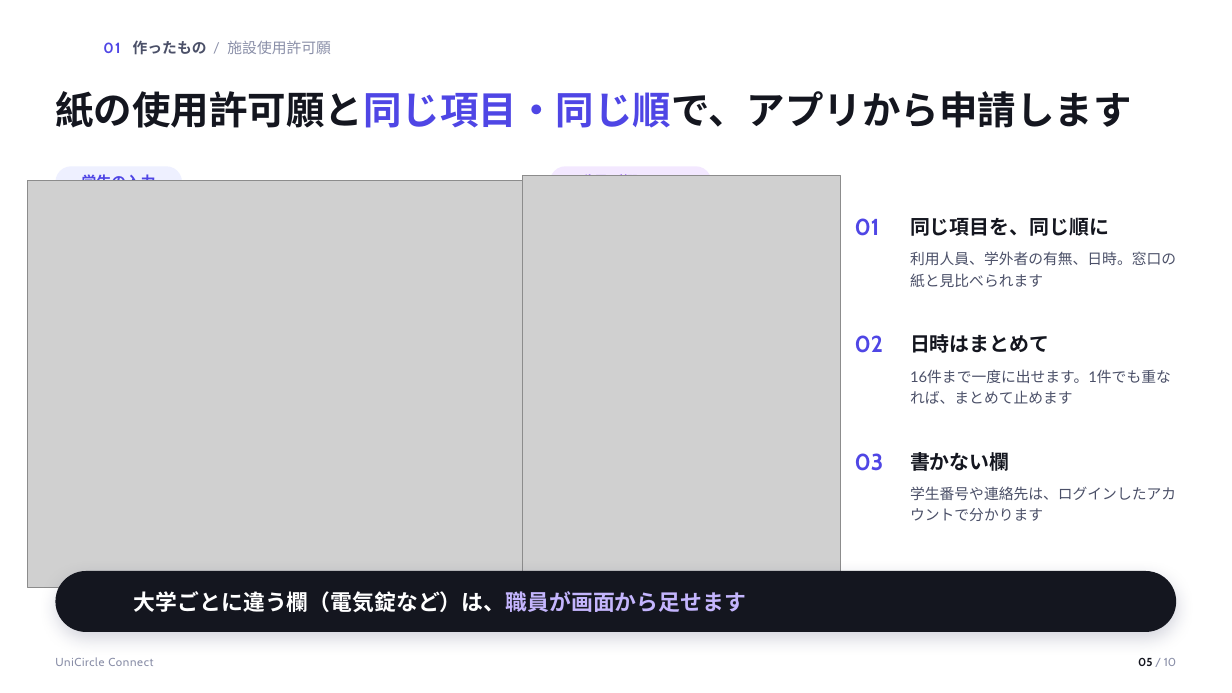
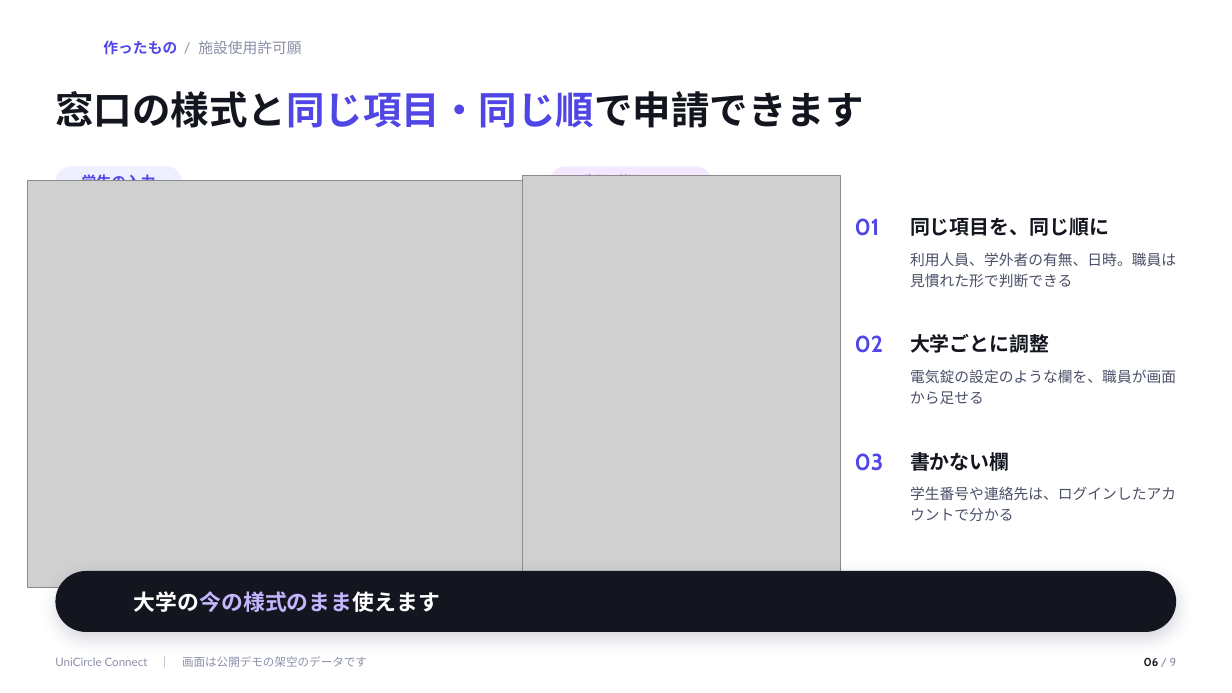
Before and after one commit to chihaya0621/unicircle-connect-v2, a slide deck: slide 6 of docs/slides/20261107_UniCircle_Connect_発表/UniCircle Connect 発表.pptx (slide 5 before the commit). Drawn at 1232x693 pixels with LibreOffice and Linux fonts; fonts in the diff are those of the drawing; grey boxes stand for pictures; background and template pictures are left out. Boxes give left, top, right and bottom in pixels: in the first picture for what was removed or moved away, otherwise in the second. Text is boxed around its words. In the diff, an @@ line names an element or a change of style, - is before the commit and + after.

Commit message:
docs: 11/7 の発表資料を、アプリが要る理由から話す形にする
KCL☆Hack はアイデアを見る場に近いので、実装の説明より先に、
なぜこのアプリが要るかを話す形にした。

- 名簿・日程・申請が別々の場所にあることから始め、連絡と申請は
  1か所に集め、承認は紙と同じ手順にした、という方針を足した
- 実装は、承認の記録を書き換えると分かる仕組みとして1枚にまとめた
- 検査の件数は、実績の数字のように見えるので外した。デモの画面を
  載せたページには、架空のデータであることを書き添えた
- 飾りの英語を日本語にし、所属に学科を足した
- 10枚から9枚にし、原稿は約960字（4分弱）にした

同じフォルダの index.html と PDF は、前の構成のまま。

```diff
--- a/docs/slides/20261107_UniCircle_Connect_発表/UniCircle Connect 発表.pptx
+++ b/docs/slides/20261107_UniCircle_Connect_発表/UniCircle Connect 発表.pptx
@@ text at <box>103,40,301,55</box>: text changed @@
-01 作ったもの / 施設使用許可願
+作ったもの / 施設使用許可願
@@ text at <box>55,91,863,128</box>: text changed @@
-紙の使用許可願と同じ項目・同じ順で、アプリから申請します
+窓口の様式と同じ項目・同じ順で申請できます
@@ text at <box>910,252,1176,287</box>: text changed @@
-利用人員、学外者の有無、日時。窓口の紙と見比べられます
+利用人員、学外者の有無、日時。職員は見慣れた形で判断できる
@@ text at <box>910,334,1049,353</box>: text changed @@
-日時はまとめて
+大学ごとに調整
@@ text at <box>910,369,1176,404</box>: text changed @@
-16件まで一度に出せます。1件でも重なれば、まとめて止めます
+電気錠の設定のような欄を、職員が画面から足せる
@@ text at <box>910,486,1176,521</box>: text changed @@
-学生番号や連絡先は、ログインしたアカウントで分かります
+学生番号や連絡先は、ログインしたアカウントで分かる
@@ text at <box>134,591,440,612</box>: text changed @@
-大学ごとに違う欄（電気錠など）は、職員が画面から足せます
+大学の今の様式のまま使えます
@@ text at <box>55,656,367,667</box>: text changed; font Cabin to Lato @@
-UniCircle Connect
+UniCircle Connect ｜ 画面は公開デモの架空のデータです
@@ text at <box>1144,657,1177,666</box>: text changed; text colour #8A8FA8 to #14161F; bold on @@
-05 / 10
+06 / 9
```
Also in this commit, not shown: 6 other slides changed, 2 slides added, 3 slides removed, 1 other file.
